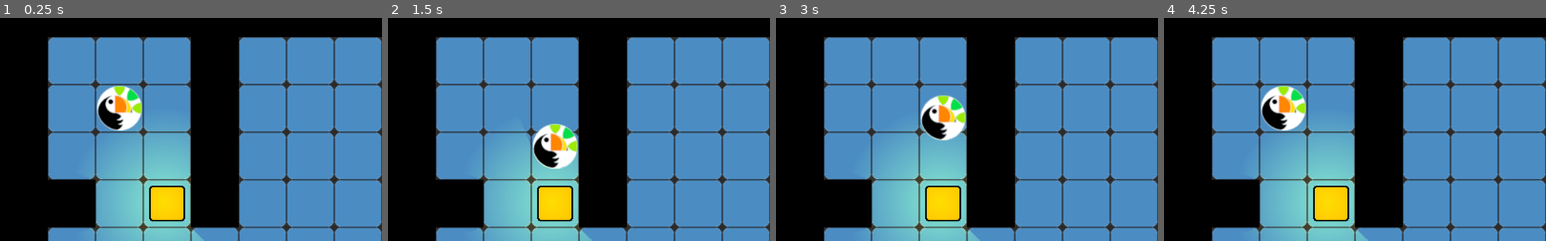
Above: before the commit, frames 1-4 (left to right).
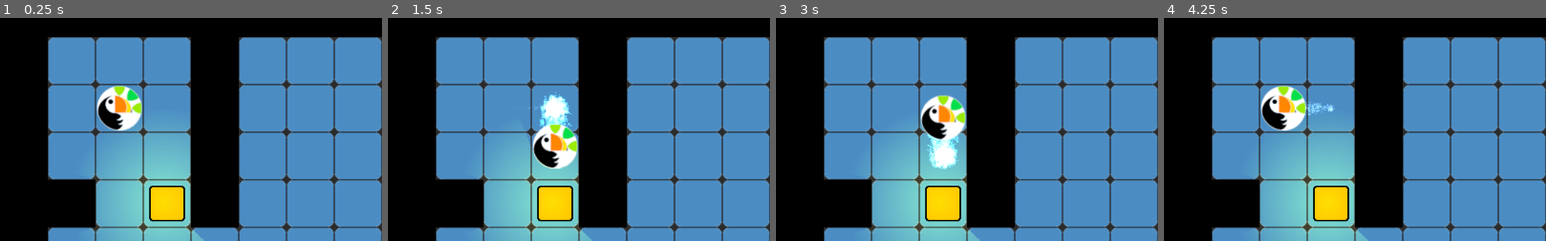
Above: after the commit, the same moments.

Repository: teachingCS/Schuelerakademie
Game: Godot game, scene res://Levels/Level01.tscn
Two runs of this game, one before a commit and one after it. Both use one fixed random seed, a clock stepped at 60 frames per second and the inputs below.
Inputs:
- Up to frame 1 (0.25 s): no input
- Up to frame 2 (1.5 s): tap Enter at 0.5 s; hold D (Right) 0.53-1.28 s; hold S (Down) from 1.28 s (still down)
- Up to frame 3 (3 s): release S (Down) at 2.03 s; hold D (Right) 2.03-2.78 s; tap Space at 2.75 s; hold W (Up) from 2.78 s (still down)
- Up to frame 4 (4.25 s): release W (Up) at 3.53 s; hold A (Left) from 3.53 s (still down)
The pictures show only the part of the screen within x 0-50%, y 6-56%; the shares and areas given below are measured in that part.

The runs differ from the first frame. In frame 1, less than 0.1% of the frame differs, in the area x 27-33%, y 35-47%; in frame 2, 0.9%; in frame 3, 0.9%, in the area x 39-48%, y 50-68%; in frame 4, 0.3%.

Commit message:
Meeting 09.03
Added PlayerParticles
Added VictoryParticles

Diff:
--- /dev/null
+++ b/Sokoban/Particles/PlayerTrails.tscn
@@ -0,0 +1,38 @@
+[gd_scene load_steps=8 format=2]
+
+[ext_resource path="res://Sprites/dirt_01.png" type="Texture" id=1]
+
+[sub_resource type="CanvasItemMaterial" id=6]
+blend_mode = 1
+
+[sub_resource type="Gradient" id=4]
+colors = PoolColorArray( 0.101961, 0.498039, 0.890196, 1, 1, 1, 1, 0 )
+
+[sub_resource type="GradientTexture" id=5]
+gradient = SubResource( 4 )
+
+[sub_resource type="Curve" id=2]
+_data = [ Vector2( 0, 1 ), 0.0, 0.0924501, 0, 0, Vector2( 0.261885, 0.886282 ), -0.814348, -0.814348, 0, 0, Vector2( 1, 0.0198555 ), 0.0, 0.0, 0, 0 ]
+
+[sub_resource type="CurveTexture" id=3]
+curve = SubResource( 2 )
+
+[sub_resource type="ParticlesMaterial" id=1]
+flag_disable_z = true
+gravity = Vector3( 0, 0, 0 )
+angular_velocity = 180.0
+angular_velocity_random = 1.0
+orbit_velocity = 0.0
+orbit_velocity_random = 0.0
+angle = 360.0
+angle_random = 1.0
+scale_curve = SubResource( 3 )
+color_ramp = SubResource( 5 )
+
+[node name="PlayerTrails" type="Particles2D"]
+show_behind_parent = true
+material = SubResource( 6 )
+amount = 32
+local_coords = false
+process_material = SubResource( 1 )
+texture = ExtResource( 1 )
--- /dev/null
+++ b/Sokoban/Particles/VictoryParticles.gd
@@ -0,0 +1,12 @@
+extends Particles2D
+
+signal particles_done
+
+func _on_Goals_victory():
+	emitting = true
+	$Timer.start()
+
+
+
+func _on_Timer_timeout():
+	emit_signal("particles_done")
--- /dev/null
+++ b/Sokoban/Particles/VictoryParticles.tscn
@@ -0,0 +1,34 @@
+[gd_scene load_steps=4 format=2]
+
+[ext_resource path="res://Sprites/Star.png" type="Texture" id=1]
+[ext_resource path="res://Particles/VictoryParticles.gd" type="Script" id=2]
+
+[sub_resource type="ParticlesMaterial" id=1]
+emission_shape = 2
+emission_box_extents = Vector3( 1080, 1, 1 )
+flag_disable_z = true
+direction = Vector3( 0, 1, 0 )
+spread = 0.0
+gravity = Vector3( 0, 98, 0 )
+initial_velocity = 500.0
+angular_velocity = 180.0
+angular_velocity_random = 1.0
+orbit_velocity = 0.0
+orbit_velocity_random = 0.0
+hue_variation = 1.0
+hue_variation_random = 1.0
+
+[node name="VictoryParticles" type="Particles2D"]
+emitting = false
+amount = 192
+lifetime = 2.0
+one_shot = true
+process_material = SubResource( 1 )
+texture = ExtResource( 1 )
+script = ExtResource( 2 )
+
+[node name="Timer" type="Timer" parent="."]
+wait_time = 3.0
+one_shot = true
+
+[connection signal="timeout" from="Timer" to="." method="_on_Timer_timeout"]
--- a/Sokoban/Player/Player.tscn
+++ b/Sokoban/Player/Player.tscn
@@ -1,8 +1,9 @@
-[gd_scene load_steps=5 format=2]
+[gd_scene load_steps=6 format=2]
 
 [ext_resource path="res://Template/Moveable.tscn" type="PackedScene" id=1]
 [ext_resource path="res://Sprites/Player_icon.png" type="Texture" id=2]
 [ext_resource path="res://Player/Player.gd" type="Script" id=3]
+[ext_resource path="res://Particles/PlayerTrails.tscn" type="PackedScene" id=4]
 
 [sub_resource type="OccluderPolygon2D" id=1]
 polygon = PoolVector2Array( 14.2593, -27.063, 20.9864, -22.6903, 25.6114, -16.5518, 28.1341, -12.0109, 29.3113, -7.5541 …(527 unchanged characters)…
@@ -21,3 +22,5 @@
 
 [node name="LightOccluder2D" type="LightOccluder2D" parent="." index="7"]
 occluder = SubResource( 1 )
+
+[node name="PlayerTrails" parent="." index="8" instance=ExtResource( 4 )]
--- a/Sokoban/Template/LevelTemplate.gd
+++ b/Sokoban/Template/LevelTemplate.gd
@@ -8,7 +8,6 @@
 
 
 
-
-func _on_Goals_victory():
+func _on_VictoryParticles_particles_done():
 	GameState.current_level += 1
 	GameState.load_level()
--- a/Sokoban/Template/LevelTemplate.tscn
+++ b/Sokoban/Template/LevelTemplate.tscn
@@ -7,6 +7,7 @@
 [ext_resource path="res://Template/LevelTemplate.gd" type="Script" id=5]
 [ext_resource path="res://Goals/Goal.tscn" type="PackedScene" id=6]
 [ext_resource path="res://Goals/Goals.gd" type="Script" id=7]
+[ext_resource path="res://Particles/VictoryParticles.tscn" type="PackedScene" id=8]
 
 [sub_resource type="OccluderPolygon2D" id=1]
 polygon = PoolVector2Array( 64, 64, 0, 64, 0, 0, 64, 0 )
@@ -74,4 +75,7 @@
 [node name="Crate" parent="Crates" instance=ExtResource( 4 )]
 position = Vector2( 224, 160 )
 
-[connection signal="victory" from="Goals" to="." method="_on_Goals_victory"]
+[node name="VictoryParticles" parent="." instance=ExtResource( 8 )]
+
+[connection signal="victory" from="Goals" to="VictoryParticles" method="_on_Goals_victory"]
+[connection signal="particles_done" from="VictoryParticles" to="." method="_on_VictoryParticles_particles_done"]
Not shown: 1 places in Sokoban/Template/LevelTemplate.tscn that only renumber resources
